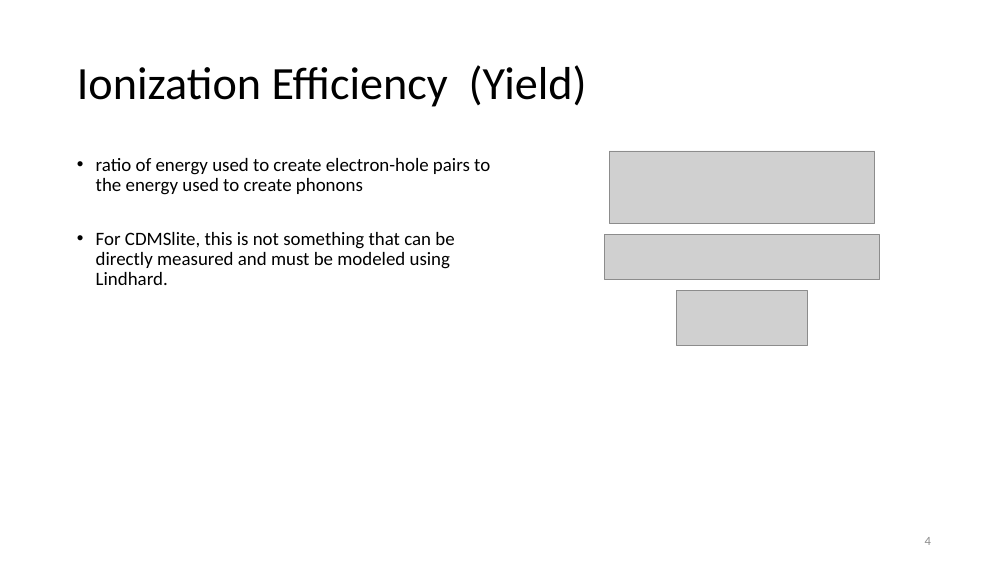
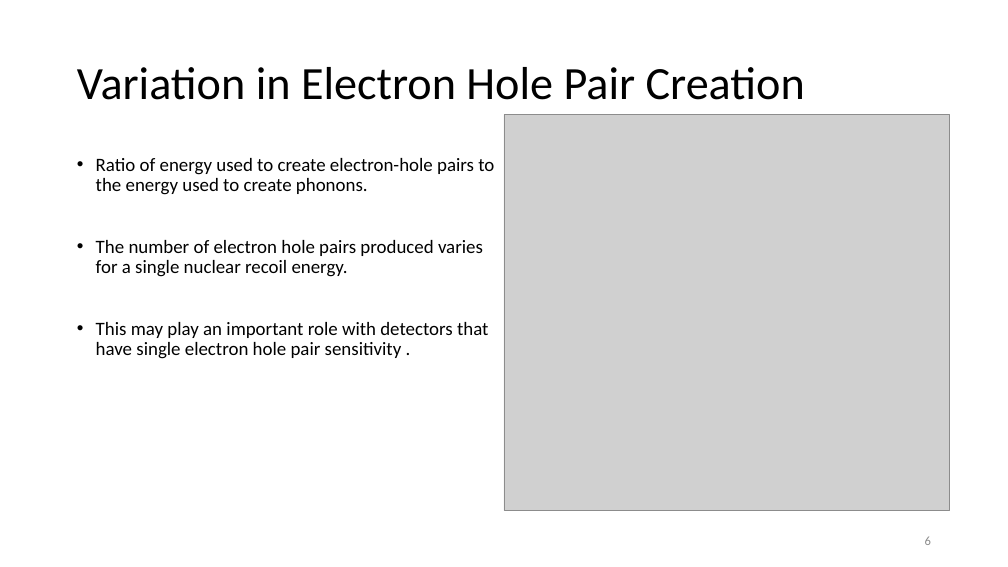
Before and after one commit to villaa/nrFano_Constraint, a slide deck: slide 6 of Mitch_Hawaii_talk. .pptx (slide 4 before the commit). Drawn at 1008x567 pixels with LibreOffice and Linux fonts; fonts in the diff are those of the drawing; grey boxes stand for pictures. Boxes give left, top, right and bottom in pixels: in the first picture for what was removed or moved away, otherwise in the second. Text is boxed around its words. In the diff, an @@ line names an element or a change of style, - is before the commit and + after.

```diff
--- a/Mitch_Hawaii_talk. .pptx
+++ b/Mitch_Hawaii_talk. .pptx
@@ title at [77,67,805,100]: text changed @@
-Ionization Efficiency (Yield)
+Variation in Electron Hole Pair Creation
@@ picture added at [504,114,951,510] @@
@@ text at [96,158,494,359]: text changed @@
-• ratio of energy used to create electron-hole pairs to the energy used to create phonons
-• For CDMSlite, this is not something that can be directly measured and must be modeled using Lindhard.
+• Ratio of energy used to create electron-hole pairs to the energy used to create phonons.
+• The number of electron hole pairs produced varies for a single nuclear recoil energy.
+• This may play an important role with detectors that have single electron hole pair sensitivity .
@@ picture removed at [609,151,875,224] @@
@@ picture removed at [605,234,880,280] @@
@@ picture removed at [677,291,808,346] @@
@@ page number at [925,536,931,545]: text changed @@
-4
+6
```
Also in this commit, not shown: 1 other slide changed, 5 slides added, 2 slides removed, 3 other files.
